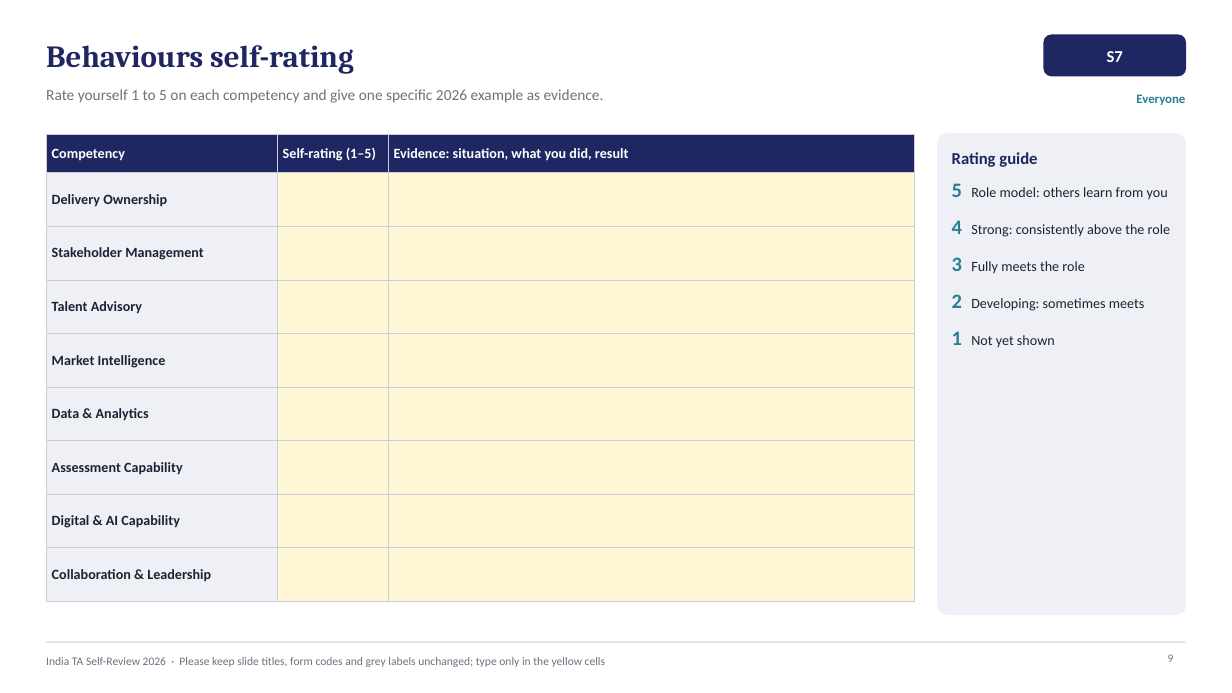
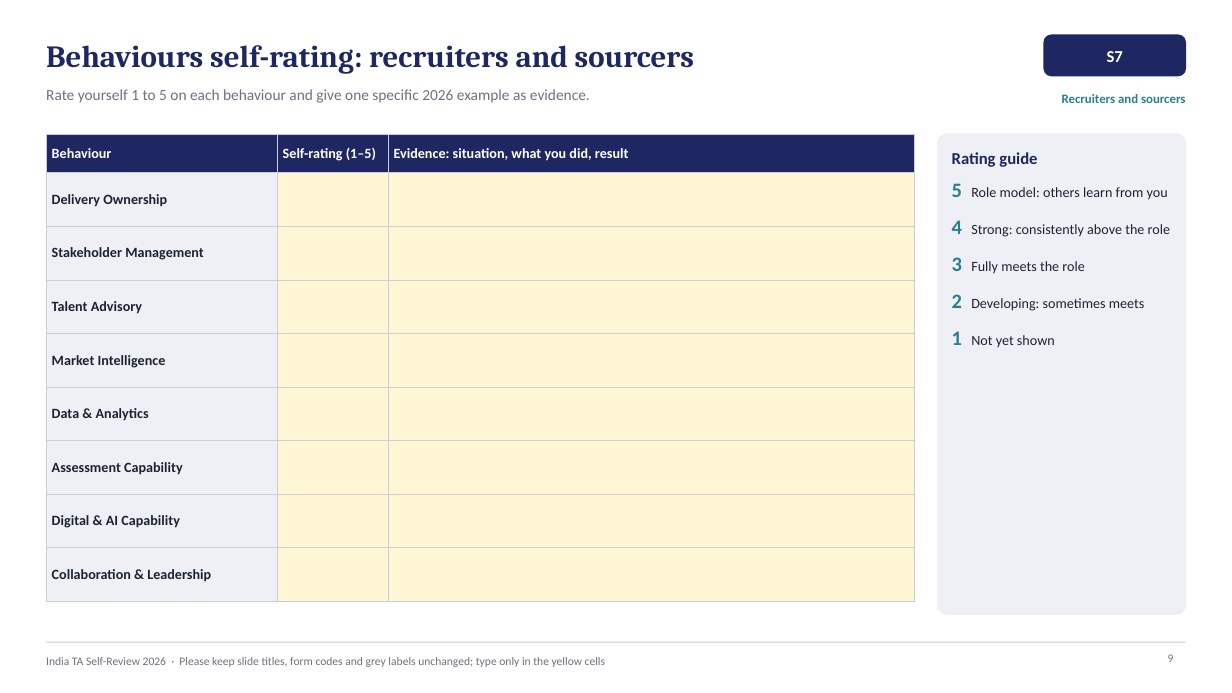
Before and after one commit to ranjiphd-cyber/AI-training, a slide deck: slide 9 of ta-performance-system/talent-review/self-review-template/India_TA_Self_Review_2026_Template.pptx. Drawn at 1232x693 pixels with LibreOffice and Linux fonts; fonts in the diff are those of the drawing. Boxes give left, top, right and bottom in pixels: in the first picture for what was removed or moved away, otherwise in the second. Text is boxed around its words. In the diff, an @@ line names an element or a change of style, - is before the commit and + after.

```diff
--- a/ta-performance-system/talent-review/self-review-template/India_TA_Self_Review_2026_Template.pptx
+++ b/ta-performance-system/talent-review/self-review-template/India_TA_Self_Review_2026_Template.pptx
@@ title at (46,45,694,74): text changed @@
-Behaviours self-rating
+Behaviours self-rating: recruiters and sourcers
@@ text at (46,89,590,103): text changed @@
-Rate yourself 1 to 5 on each competency and give one specific 2026 example as evidence.
+Rate yourself 1 to 5 on each behaviour and give one specific 2026 example as evidence.
@@ text at (1062,94,1186,103): text changed @@
-Everyone
+Recruiters and sourcers
@@ table at (46,134,915,586) @@
-row 1, column 1: Competency
+row 1, column 1: Behaviour
```
Also in this commit, not shown: 2 other slides changed, 2 slides added, 1 other file.
